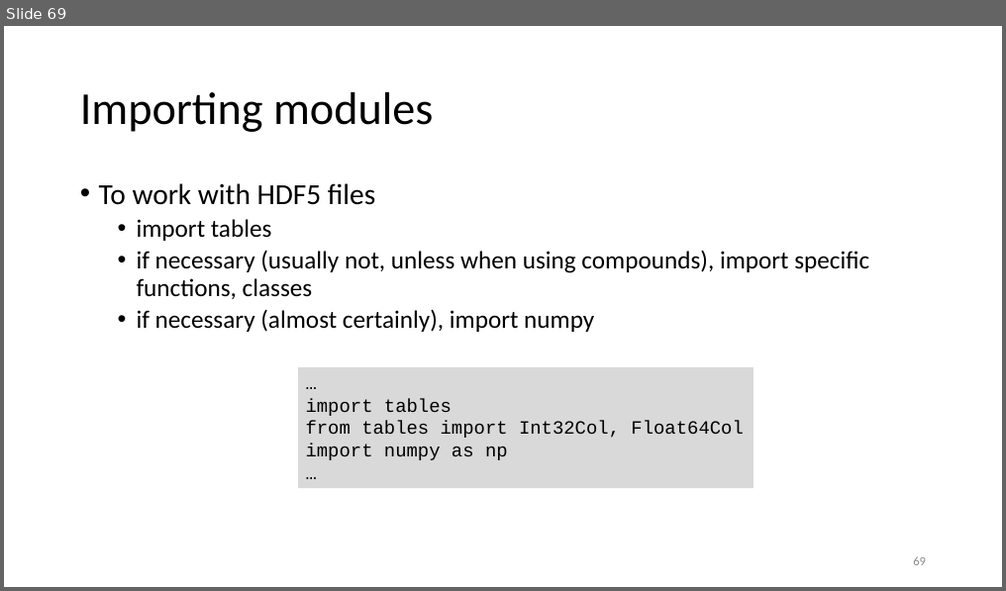
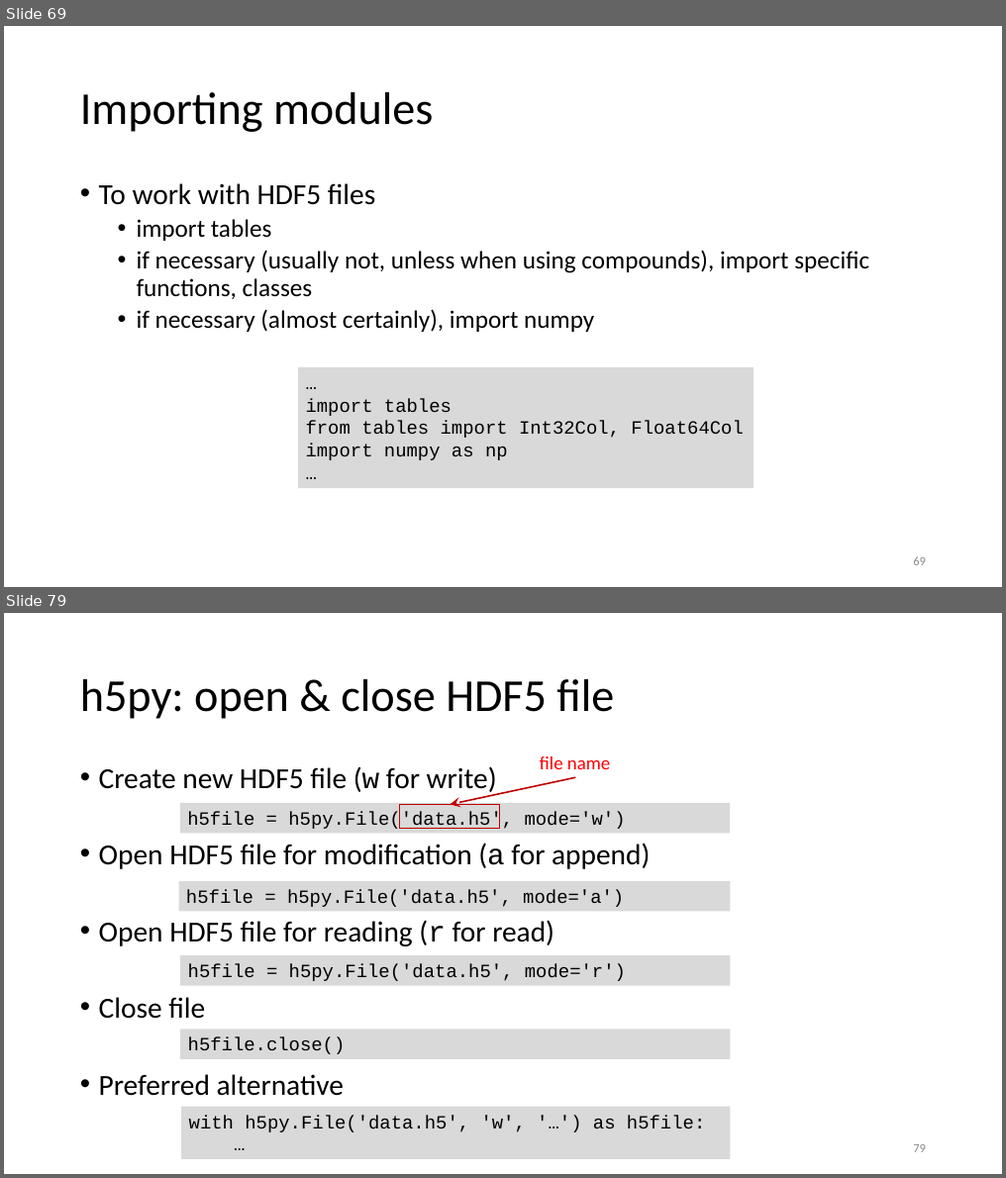
Before and after one commit to gjbex/Scientific-Python, a slide deck: scientific_python.pptx. Shown one above the other, each under a label of ours: slide 69 before the commit, slides 69 and 79 after it; the slides between them are not shown. The pictures are 1006x591 and 1006x1178 pixels, drawn with LibreOffice and Linux fonts; fonts in the diff are those of the drawing. Boxes give left, top, right and bottom in pixels: in the first picture for what was removed or moved away, otherwise in the second. Text is boxed around its words. In the diff, an @@ line names an element or a change of style, - is before the commit and + after.

```diff
--- a/scientific_python.pptx
+++ b/scientific_python.pptx
@@ slide 79 added at bbox=[4, 613, 1002, 1174], background #FFFFFF @@
@@ title added at bbox=[80, 679, 614, 719], 44 pt, text #000000 @@
+h5py: open & close HDF5 file
@@ text added at bbox=[540, 757, 610, 769], 18 pt, text #FF0000 @@
+file name
@@ text added at bbox=[99, 766, 649, 1096], 28 pt, text #000000 @@
+• Create new HDF5 file (w for write)
+• Open HDF5 file for modification (a for append)
+• Open HDF5 file for reading (r for read)
+• Close file
+• Preferred alternative
@@ arrow added from (576, 777) to (450, 805), #C00000 1.5 pt @@
@@ rectangle added at bbox=[180, 803, 730, 833], fill #D9D9D9, 18 pt, text #000000 @@
+h5file = h5py.File('data.h5', mode='w')
@@ rectangle added at bbox=[400, 805, 500, 828], outline #C00000 1 pt @@
@@ rectangle added at bbox=[179, 881, 731, 911], fill #D9D9D9, 18 pt, text #000000 @@
+h5file = h5py.File('data.h5', mode='a')
@@ rectangle added at bbox=[180, 956, 731, 986], fill #D9D9D9, 18 pt, text #000000 @@
+h5file = h5py.File('data.h5', mode='r')
@@ rectangle added at bbox=[180, 1029, 731, 1059], fill #D9D9D9, 18 pt, text #000000 @@
+h5file.close()
@@ rectangle added at bbox=[181, 1107, 731, 1160], fill #D9D9D9, 18 pt, text #000000 @@
+with h5py.File('data.h5', 'w', '…') as h5file:
+…
@@ page number added at bbox=[913, 1145, 926, 1153], 12 pt, text #8C8C8C @@
+79
```
Also in this commit, not shown: 11 slides changed, 5 other slides added.
